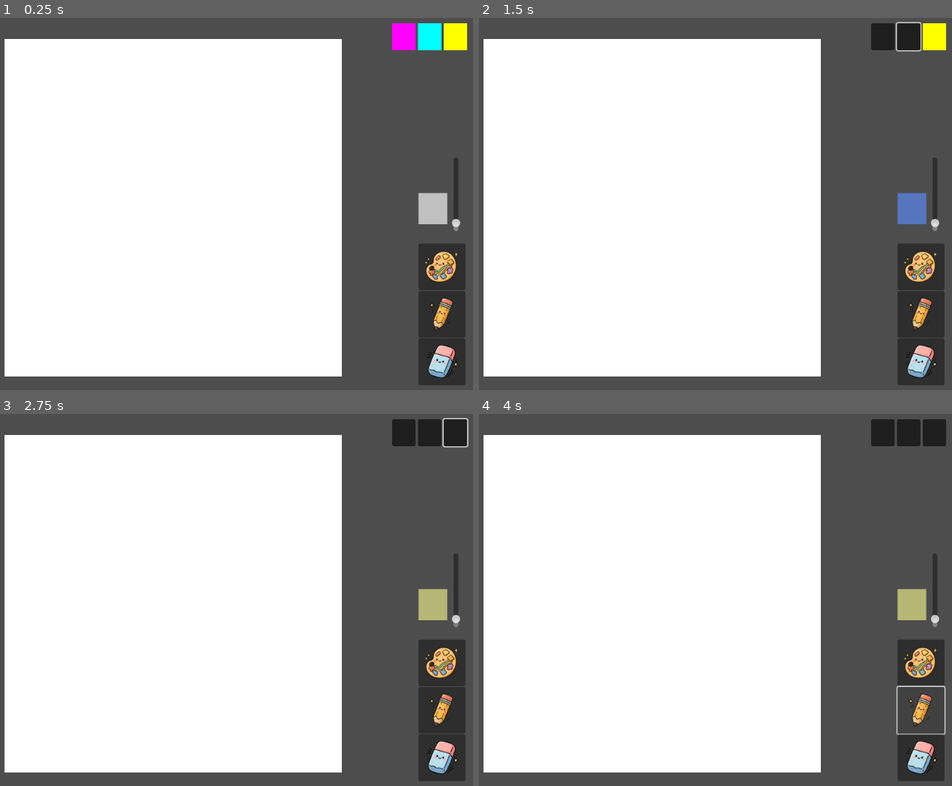
Above: before the commit, frames 1-4 (two rows, left to right).
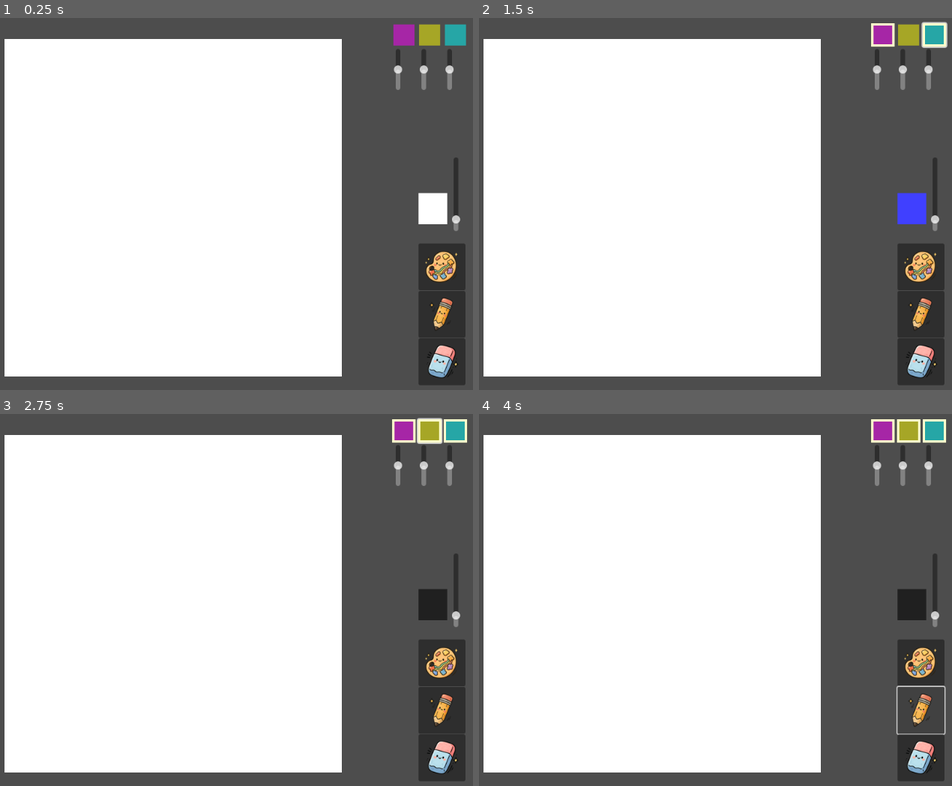
Above: after the commit, the same moments.

Repository: Dubu911/Watercolor_simulation
Game: Godot game, scene res://trial3/main3.tscn
The game is run twice, just before and just after one commit, with the same random seed, the same clock (stepped at 60 frames per second) and the same inputs.
Inputs (mouse positions are in pixels of both pictures, inside the frame that each line leads up to; where the layout moved, square brackets give the same spot in the first picture):
- Up to frame 1 (0.25 s): no input
- Up to frame 2 (1.5 s): click (881, 36) at 0.5 s; click (933, 36) [909, 36] at 1.25 s
- Up to frame 3 (2.75 s): click (430, 432) [454, 432] at 2 s
- Up to frame 4 (4 s): click (918, 663) at 2.75 s; click (918, 711) at 3.5 s

The runs differ from the first frame. In frame 1, 2.0% of the frame differs, in the area x 82-99%, y 1-57%; in frame 2, 2.1%; in frame 3, 2.1%, in the area x 82-100%, y 1-57%; in frame 4, 2.0%.

Commit message:
upgrade UI

Diff:
--- a/trial3/brush_manager.gd
+++ b/trial3/brush_manager.gd
@@ -8,6 +8,9 @@
 @export var eraser_brush_path: NodePath
 @export var layer_for_mouse_pos_path: NodePath
 @export var current_color_display_path: NodePath
+@export var magenta_button_path: NodePath
+@export var cyan_button_path: NodePath
+@export var yellow_button_path: NodePath
 
 # --- Internal References to PathNode ---
 var painting_coordinator: Node
@@ -16,11 +19,22 @@
 var eraser_brush: Node
 var layer_for_mouse_pos: Sprite2D
 var current_color_display: ColorRect
+var magenta_button: Button
+var cyan_button: Button
+var yellow_button: Button
 
 # --- Current Brush State ---
-var selected_pigments: Array[Color] = []
 var current_pigment_color: Color = Color.GRAY
-var current_water_amount: float = 0.05 # Default value
+var current_water_amount: float = 0.1 # Default value
+
+# A dictionary to store the state of each pigment.
+# The key is the pure color, the value is another dictionary holding its state.
+var pigment_states = {
+	Color(1.0, 0.0, 1.0, 1.0): {"selected": false, "alpha": 0.5, "button_node": null}, # Magenta
+	Color(0.0, 1.0, 1.0, 1.0): {"selected": false, "alpha": 0.5, "button_node": null}, # Cyan
+	Color(1.0, 1.0, 0.0, 1.0): {"selected": false, "alpha": 0.5, "button_node": null}  # Yellow
+}
+
 
 func _ready():
 	# Get the actual nodes from the NodePaths. Add robust checks.
@@ -51,12 +65,30 @@
 		printerr("BrushManager ERROR: CurrentColorDisplay not found!")
 		return
 
+	magenta_button = get_node_or_null(magenta_button_path) as Button
+	if not magenta_button:
+		printerr("BrushManager ERROR: magenta_button not found!")
+		return
+	pigment_states[Color(1.0, 0.0, 1.0, 1.0)].button_node = magenta_button
+
+	cyan_button = get_node_or_null(cyan_button_path) as Button
+	if not cyan_button:
+		printerr("BrushManager ERROR: cyan_button not found!")
+		return
+	pigment_states[Color(0.0, 1.0, 1.0, 1.0)].button_node = cyan_button
+
+	yellow_button = get_node_or_null(yellow_button_path) as Button
+	if not yellow_button:
+		printerr("BrushManager ERROR: yellow_button not found!")
+		return
+	pigment_states[Color(1.0, 1.0, 0.0, 1.0)].button_node = yellow_button
 	# Set the initial brush and update its properties
 	if watercolor_brush:
 		_set_active_brush(watercolor_brush)
 
 	# Initialize the UI on start
-	_mix_and_update_brush()
+	_update_all_button_visuals()
+	_mix_and_update_all()
 
 func _unhandled_input(event: InputEvent):
 	# Get the currently active brush from the coordinator
@@ -76,9 +108,40 @@
 	if active_brush_node.has_method("handle_input"):
 		active_brush_node.handle_input(event, mouse_pos_in_image_space)
 
-
-# This function is the core of the BrushManager's job. It tells the coordinator
-# which brush should now be considered the "active" one.
+# This function calculates the final mixed color and updates both the brush and the UI
+# --- The core logic for calculating the final brush color ---
+func _mix_and_update_all():
+	# 1. Mix the RGB values using subtractive mixing (multiplication)
+	var final_rgb_color = Color.WHITE
+	var pigments_in_mix = 0
+	for pigment_hue in pigment_states:
+		var state = pigment_states[pigment_hue]
+		if state.selected:
+			final_rgb_color.r *= pigment_hue.r
+			final_rgb_color.g *= pigment_hue.g
+			final_rgb_color.b *= pigment_hue.b
+			pigments_in_mix += 1
+
+	if pigments_in_mix == 0:
+		final_rgb_color = Color.BLACK
+
+	# 2. Calculate the final ALPHA by layering the selected pigments
+	var final_alpha_color = Color(1, 1, 1, 0) # Start with transparent white
+	for pigment_hue in pigment_states:
+		var state = pigment_states[pigment_hue]
+		if state.selected:
+			var current_pigment = Color(pigment_hue.r, pigment_hue.g, pigment_hue.b, state.alpha)
+			final_alpha_color = _layer_colors(current_pigment, final_alpha_color)
+
+	# 3. Create the final color and update the brush
+	current_pigment_color = Color(final_rgb_color.r, final_rgb_color.g, final_rgb_color.b, final_alpha_color.a)
+	_update_active_brush_properties()
+
+	# 4. Update the UI display
+	if is_instance_valid(current_color_display):
+		current_color_display.color = current_pigment_color
+
+
 func _set_active_brush(new_brush: Node):
 	if not is_instance_valid(painting_coordinator): return
 
@@ -103,50 +166,48 @@
 	if active_brush != eraser_brush and active_brush.has_method("set_active_color"):
 		active_brush.set_active_color(current_pigment_color)
 	# Update water amount only for the watercolor brush
-	if active_brush == watercolor_brush and active_brush.has_method("set_water_amount"):
+	if active_brush == watercolor_brush:
+		active_brush.set_active_color(current_pigment_color)
 		active_brush.set_water_amount(current_water_amount)
 
-
-# This function adds or removes an OPAQUE pigment from our selection
-func _toggle_pigment(is_on: bool, color: Color):
-	if is_on:
-		if not selected_pigments.has(color):
-			selected_pigments.append(color)
-	else:
-		if selected_pigments.has(color):
-			selected_pigments.erase(color)
-
-	_mix_and_update_brush()
-
-# This function calculates the final mixed color and updates both the brush and the UI
-func _mix_and_update_brush():
-	var final_rgb_color: Color
-
-	# Mix the RGB values of the selected pigments
-	if selected_pigments.is_empty():
-		final_rgb_color = Color.GRAY # Default if nothing is selected
-	else:
-		# Simple averaging/blending of all selected colors
-		var mixed_color = selected_pigments[0]
-		for i in range(1, selected_pigments.size()):
-			mixed_color = mixed_color.blend(selected_pigments[i])
-		final_rgb_color = mixed_color
-
-	# Calculate the final alpha based on the water slider
-	# More water = more transparent = lower alpha
-	var final_alpha = 1.0 - current_water_amount
-
-	# Create the final color for the brush
-	current_pigment_color = Color(final_rgb_color.r, final_rgb_color.g, final_rgb_color.b, final_alpha)
-
-	# Update the actual brush with its final properties
-	_update_active_brush_properties()
-	# Update the color swatch UI
-	if is_instance_valid(current_color_display):
-		# We set the display's color to the final mixed color, including transparency.
-		# Because it's drawn on top of the white 'color_swatch', it will look correct.
-		current_color_display.color = current_pigment_color
-
+func _update_all_button_visuals():
+	for pigment_hue in pigment_states:
+		_update_button_visual(pigment_hue)
+
+func _update_button_visual(hue: Color):
+	var state = pigment_states[hue]
+	var button = state.button_node # Corrected from "botten_node"
+	if not is_instance_valid(button): return
+
+	var alpha = state.alpha
+	var display_color = Color(hue.r, hue.g, hue.b, alpha)
+
+	var normal_stylebox = StyleBoxFlat.new()
+	normal_stylebox.bg_color = display_color
+	normal_stylebox.border_width_left = 2
+	normal_stylebox.border_width_right = 2
+	normal_stylebox.border_width_top = 2
+	normal_stylebox.border_width_bottom = 2
+	normal_stylebox.border_color = Color(0.3, 0.3, 0.3, 0.8)
+
+	var pressed_stylebox = normal_stylebox.duplicate()
+	pressed_stylebox.border_color = Color(1, 1, 0.8, 1)
+	pressed_stylebox.border_width_left = 4
+	pressed_stylebox.border_width_right = 4
+	pressed_stylebox.border_width_top = 4
+	pressed_stylebox.border_width_bottom = 4
+
+	button.add_theme_stylebox_override("normal", normal_stylebox)
+	button.add_theme_stylebox_override("pressed", pressed_stylebox)
+
+# Helper functions
+func _layer_colors(source_color: Color, dest_color: Color) -> Color:
+	var out_a = source_color.a + dest_color.a * (1.0 - source_color.a)
+	if out_a < 0.0001: return Color(1, 1, 1, 0)
+	var out_r = (source_color.r * source_color.a + dest_color.r * dest_color.a * (1.0 - source_color.a)) / out_a
+	var out_g = (source_color.g * source_color.a + dest_color.g * dest_color.a * (1.0 - source_color.a)) / out_a
+	var out_b = (source_color.b * source_color.a + dest_color.b * dest_color.a * (1.0 - source_color.a)) / out_a
+	return Color(out_r, out_g, out_b, out_a)
 
 # --- UI Signal Receivers ---
 # Connect the 'pressed' signal from your UI Buttons to these functions.
@@ -167,20 +228,44 @@
 		_set_active_brush(eraser_brush)
 
 func _on_magenta_button_toggled(is_on: bool):
-	var magenta_color = Color(0.9, 0.1, 0.4, 0.5)
-	_toggle_pigment(is_on, magenta_color)
+	var magenta_hue = Color(1.0, 0.0, 1.0)
+	pigment_states[magenta_hue].selected = is_on
+	_update_button_visual(magenta_hue)
+	_mix_and_update_all()
 
 func _on_cyan_button_toggled(is_on: bool):
-	var cyan_color = Color(0.0, 0.6, 0.9, 0.5)
-	_toggle_pigment(is_on, cyan_color)
+	var cyan_hue = Color(0.0, 1.0, 1.0)
+	pigment_states[cyan_hue].selected = is_on
+	_update_button_visual(cyan_hue)
+	_mix_and_update_all()
 
 func _on_yellow_button_toggled(is_on: bool):
-	var yellow_color = Color(1.0, 0.9, 0.2, 0.5)
-	_toggle_pigment(is_on, yellow_color)
+	var yellow_hue = Color(1.0, 1.0, 0.0)
+	pigment_states[yellow_hue].selected = is_on
+	_update_button_visual(yellow_hue)
+	_mix_and_update_all()
+
+func _on_magenta_alpha_slider_changed(value: float):
+	var magenta_hue = Color(1.0, 0.0, 1.0)
+	pigment_states[magenta_hue].alpha = value
+	_update_button_visual(magenta_hue)
+	_mix_and_update_all()
+
+func _on_cyan_alpha_slider_changed(value: float):
+	var cyan_hue = Color(0.0, 1.0, 1.0)
+	pigment_states[cyan_hue].alpha = value
+	_update_button_visual(cyan_hue)
+	_mix_and_update_all()
+
+func _on_yellow_alpha_slider_changed(value: float):
+	var yellow_hue = Color(1.0, 1.0, 0.0)
+	pigment_states[yellow_hue].alpha = value
+	_update_button_visual(yellow_hue)
+	_mix_and_update_all()
 
 func _on_water_slider_value_changed(value: float):
 	# The slider's value is from 0 to 1
 	current_water_amount = value
-	_mix_and_update_brush()
+	_mix_and_update_all()
 	print("Current water amount : ", value)
 	_update_active_brush_properties()
--- a/trial3/main3.tscn
+++ b/trial3/main3.tscn
@@ -17,11 +17,11 @@
 [sub_resource type="StyleBoxFlat" id="StyleBoxFlat_a7fc4"]
 bg_color = Color(1, 0, 1, 1)
 
+[sub_resource type="StyleBoxFlat" id="StyleBoxFlat_x1wqm"]
+bg_color = Color(1, 1, 0, 1)
+
 [sub_resource type="StyleBoxFlat" id="StyleBoxFlat_tg5ul"]
 bg_color = Color(0, 1, 1, 1)
-
-[sub_resource type="StyleBoxFlat" id="StyleBoxFlat_x1wqm"]
-bg_color = Color(1, 1, 0, 1)
 
 [node name="main3" type="Node2D"]
 script = ExtResource("1_bp1uf")
@@ -46,6 +46,9 @@
 eraser_brush_path = NodePath("eraser_brush")
 layer_for_mouse_pos_path = NodePath("../layers_container/mobile_layer")
 current_color_display_path = NodePath("../CanvasLayer/color_swatch/current_color_display")
+magenta_button_path = NodePath("../CanvasLayer/color_controls/magenta_control/magenta")
+cyan_button_path = NodePath("../CanvasLayer/color_controls/cyan_control/cyan")
+yellow_button_path = NodePath("../CanvasLayer/color_controls/yellow_control/yellow")
 
 [node name="watercolor_brush" type="Node" parent="brush_manager"]
 script = ExtResource("2_shnf3")
@@ -117,24 +120,54 @@
 [node name="pigment" type="Label" parent="CanvasLayer/color_controls"]
 layout_mode = 2
 
-[node name="magenta" type="Button" parent="CanvasLayer/color_controls"]
-custom_minimum_size = Vector2(40, 0)
+[node name="magenta_control" type="VBoxContainer" parent="CanvasLayer/color_controls"]
+layout_mode = 2
+
+[node name="magenta" type="Button" parent="CanvasLayer/color_controls/magenta_control"]
+custom_minimum_size = Vector2(40, 40)
 layout_mode = 2
 theme_override_styles/hover = SubResource("StyleBoxFlat_155ov")
 theme_override_styles/normal = SubResource("StyleBoxFlat_a7fc4")
 toggle_mode = true
 
-[node name="cyan" type="Button" parent="CanvasLayer/color_controls"]
-custom_minimum_size = Vector2(40, 0)
+[node name="magenta_alpha_slider" type="VSlider" parent="CanvasLayer/color_controls/magenta_control"]
+custom_minimum_size = Vector2(20, 70)
+layout_mode = 2
+max_value = 1.0
+step = 0.01
+value = 0.5
+
+[node name="yellow_control" type="VBoxContainer" parent="CanvasLayer/color_controls"]
+layout_mode = 2
+
+[node name="yellow" type="Button" parent="CanvasLayer/color_controls/yellow_control"]
+custom_minimum_size = Vector2(40, 40)
+layout_mode = 2
+theme_override_styles/normal = SubResource("StyleBoxFlat_x1wqm")
+toggle_mode = true
+
+[node name="yellow_alpha_slider" type="VSlider" parent="CanvasLayer/color_controls/yellow_control"]
+custom_minimum_size = Vector2(20, 70)
+layout_mode = 2
+max_value = 1.0
+step = 0.01
+value = 0.5
+
+[node name="cyan_control" type="VBoxContainer" parent="CanvasLayer/color_controls"]
+layout_mode = 2
+
+[node name="cyan" type="Button" parent="CanvasLayer/color_controls/cyan_control"]
+custom_minimum_size = Vector2(40, 40)
 layout_mode = 2
 theme_override_styles/normal = SubResource("StyleBoxFlat_tg5ul")
 toggle_mode = true
 
-[node name="yellow" type="Button" parent="CanvasLayer/color_controls"]
-custom_minimum_size = Vector2(40, 0)
-layout_mode = 2
-theme_override_styles/normal = SubResource("StyleBoxFlat_x1wqm")
-toggle_mode = true
+[node name="cyan_alpha_slider" type="VSlider" parent="CanvasLayer/color_controls/cyan_control"]
+custom_minimum_size = Vector2(20, 70)
+layout_mode = 2
+max_value = 1.0
+step = 0.01
+value = 0.5
 
 [node name="water_slider" type="VSlider" parent="CanvasLayer"]
 offset_left = 982.0
@@ -143,7 +176,7 @@
 offset_bottom = 364.0
 max_value = 1.0
 step = 0.01
-value = 0.05
+value = 0.1
 
 [node name="color_swatch" type="ColorRect" parent="CanvasLayer"]
 offset_left = 931.0
@@ -159,7 +192,10 @@
 [connection signal="pressed" from="CanvasLayer/VBoxContainer/watercolor_button" to="brush_manager" method="_on_watercolor_button_pressed"]
 [connection signal="pressed" from="CanvasLayer/VBoxContainer/pencil_button" to="brush_manager" method="_on_pencil_button_pressed"]
 [connection signal="pressed" from="CanvasLayer/VBoxContainer/eraser_button" to="brush_manager" method="_on_eraser_button_pressed"]
-[connection signal="toggled" from="CanvasLayer/color_controls/magenta" to="brush_manager" method="_on_magenta_button_toggled"]
-[connection signal="toggled" from="CanvasLayer/color_controls/cyan" to="brush_manager" method="_on_cyan_button_toggled"]
-[connection signal="toggled" from="CanvasLayer/color_controls/yellow" to="brush_manager" method="_on_yellow_button_toggled"]
+[connection signal="toggled" from="CanvasLayer/color_controls/magenta_control/magenta" to="brush_manager" method="_on_magenta_button_toggled"]
+[connection signal="value_changed" from="CanvasLayer/color_controls/magenta_control/magenta_alpha_slider" to="brush_manager" method="_on_magenta_alpha_slider_changed"]
+[connection signal="toggled" from="CanvasLayer/color_controls/yellow_control/yellow" to="brush_manager" method="_on_yellow_button_toggled"]
+[connection signal="value_changed" from="CanvasLayer/color_controls/yellow_control/yellow_alpha_slider" to="brush_manager" method="_on_yellow_alpha_slider_changed"]
+[connection signal="toggled" from="CanvasLayer/color_controls/cyan_control/cyan" to="brush_manager" method="_on_cyan_button_toggled"]
+[connection signal="value_changed" from="CanvasLayer/color_controls/cyan_control/cyan_alpha_slider" to="brush_manager" method="_on_cyan_alpha_slider_changed"]
 [connection signal="value_changed" from="CanvasLayer/water_slider" to="brush_manager" method="_on_water_slider_value_changed"]
--- a/trial3/painting_coordinator.gd
+++ b/trial3/painting_coordinator.gd
@@ -168,35 +168,41 @@
 				var draw_y = int(pos.y + y_offset)
 
 				if draw_x >= 0 and draw_x < CANVAS_WIDTH and draw_y >= 0 and draw_y < CANVAS_HEIGHT:
+					# --- Add water ---
 					var current_water = water_read_buffer.get_pixel(draw_x, draw_y).r
 					var new_water = min(MAX_WATER_AMOUNT, current_water + water)
 					water_read_buffer.set_pixel(draw_x, draw_y, Color(new_water, 0, 0))
 
-					# --- Add color to the mobile pigment layer ---
-					var src = color # The new color from the brush (Source)
-					var dst = mobile_read_buffer.get_pixel(draw_x, draw_y) # The existing color (Destination)
-
-					# *** THE FIX IS HERE: Correct alpha compositing logic ***
-					# This formula correctly layers a semi-transparent color on top of another.
-
-					# Calculate the final alpha value
-					var out_a = src.a + dst.a * (1.0 - src.a)
-
-					var out_r = 0.0
-					var out_g = 0.0
-					var out_b = 0.0
-
-					# Check to avoid division by zero if the final color is fully transparent
-					if out_a > 0.0001:
-						# This is the standard "source-over" formula for non-premultiplied alpha
-						out_r = (src.r * src.a + dst.r * dst.a * (1.0 - src.a)) / out_a
-						out_g = (src.g * src.a + dst.g * dst.a * (1.0 - src.a)) / out_a
-						out_b = (src.b * src.a + dst.b * dst.a * (1.0 - src.a)) / out_a
-
-					var layered_color = Color(out_r, out_g, out_b, out_a)
-					mobile_read_buffer.set_pixel(draw_x, draw_y, layered_color)
+					# --- Mix Pigment ---
+					var new_pigment_wash = color # The color from the brush
+					var existing_pigment_wash = mobile_read_buffer.get_pixel(draw_x, draw_y)
+
+					# Use the new helper function to correctly mix the two washes
+					var final_mixed_color = _mix_washes(new_pigment_wash, existing_pigment_wash)
+
+					mobile_read_buffer.set_pixel(draw_x, draw_y, final_mixed_color)
 
 	mark_watercolor_dirty()
+
+# This function simulates adding a new wash to an existing wet area.
+func _mix_washes(new_wash: Color, existing_wash: Color) -> Color:
+	# If the existing area is dry, just use the new wash.
+	if existing_wash.a < 0.001:
+		return new_wash
+	# If the new wash is just water (no pigment), the color doesn't change, only water amount does (handled elsewhere).
+	if new_wash.a < 0.001:
+		return existing_wash
+
+	# Calculate the total concentration (alpha) of the new mixture.
+	var total_alpha = new_wash.a + existing_wash.a
+	var final_alpha = min(1.0, total_alpha) # Cap at 1.0
+
+	# Calculate the new color as a weighted average based on concentration.
+	var final_r = (new_wash.r * new_wash.a + existing_wash.r * existing_wash.a) / total_alpha
+	var final_g = (new_wash.g * new_wash.a + existing_wash.g * existing_wash.a) / total_alpha
+	var final_b = (new_wash.b * new_wash.a + existing_wash.b * existing_wash.a) / total_alpha
+
+	return Color(final_r, final_g, final_b, final_alpha)
 
 
 func draw_line_on_pencil_layer(from_pos: Vector2, to_pos: Vector2, color: Color, radius: float):
--- a/trial3/physics_simulator.gd
+++ b/trial3/physics_simulator.gd
@@ -332,30 +332,45 @@
 
 
 func _apply_water_displacement_outflow_model_with_pigment(delta: float):
-	water_write.blit_rect(water_read, Rect2i(0, 0, canvas_width, canvas_height), Vector2i(0, 0))
-	mobile_write.blit_rect(mobile_read, Rect2i(0, 0, canvas_width, canvas_height), Vector2i(0, 0))
-
-	# Loop through every pixel of the SOURCE (read) buffer
+	water_write.fill(Color(0,0,0,0))
+	mobile_write.fill(Color(1,1,1,0))
+
 	for y in range(canvas_height):
 		for x in range(canvas_width):
-			# 1. Calculate how much water and pigment are available to move.
 			var total_water_here = water_read.get_pixel(x,y).r
 			var capacity = absorbency_map.get_pixel(x,y).r
 			var movable_water = max(0.0, total_water_here - capacity)
 
+			var pigment_here = mobile_read.get_pixel(x,y)
+
+			# --- THE FIX IS HERE: Separate Hue from Concentration ---
+			var pigment_hue = Color(pigment_here.r, pigment_here.g, pigment_here.b, 1.0)
+			var pigment_concentration = pigment_here.a
+
+			var movable_concentration_fraction = 0.0
+			if total_water_here > 0.0001:
+				movable_concentration_fraction = movable_water / total_water_here
+
+			# Calculate the amount of CONCENTRATION (alpha) that moves vs. stays
+			var concentration_movable = pigment_concentration * movable_concentration_fraction
+			var concentration_staying = pigment_concentration - concentration_movable
+
+			# Create the color packets. The HUE (RGB) is the same for both!
+			var pigment_movable = Color(pigment_hue.r, pigment_hue.g, pigment_hue.b, concentration_movable)
+			var pigment_staying = Color(pigment_hue.r, pigment_hue.g, pigment_hue.b, concentration_staying)
+
+			var water_staying = total_water_here - movable_water
+			water_write.set_pixel(x,y, Color(water_write.get_pixel(x,y).r + water_staying, 0, 0))
+			mobile_write.set_pixel(x,y, _layer_colors(pigment_staying, mobile_write.get_pixel(x,y)))
+
 			if movable_water < DRY_PIXEL_LIMIT:
-				continue # No movable water, so we do nothing for this pixel.
-
-			var pigment_here = mobile_read.get_pixel(x,y)
-			var movable_pigment_fraction = movable_water / total_water_here if total_water_here > 0.0001 else 0.0
-			var pigment_movable = pigment_here * movable_pigment_fraction
-
-			# 2. Calculate potential outflows based on forces
+				continue
+
 			var F = displacement_map.get_pixel(x,y)
-			var want_r = max(0.0,  F.r) * delta
-			var want_l = max(0.0, -F.r) * delta
-			var want_d = max(0.0,  F.g) * delta
-			var want_u = max(0.0, -F.g) * delta
+			var want_r = max(0.0,  F.r) * movable_water * delta
+			var want_l = max(0.0, -F.r) * movable_water * delta
+			var want_d = max(0.0,  F.g) * movable_water * delta
+			var want_u = max(0.0, -F.g) * movable_water * delta
 
 			# 3. Identify blocked paths and sum the blocked flow.
 			var total_blocked_flow = 0.0
@@ -377,38 +392,31 @@
 				if want_d > 0.0: want_d += want_d * redistributed_flow_proportion
 				if want_u > 0.0: want_u += want_u * redistributed_flow_proportion
 
-			# 5. Scale total outflow to conserve mass.
+			# --- Step 3: Scale total outflow to conserve mass ---
 			var total_outflow_proportion = want_r + want_l + want_d + want_u
 			if total_outflow_proportion > 1.0:
 				var scaling_factor = 1.0 / total_outflow_proportion
 				want_r *= scaling_factor; want_l *= scaling_factor
 				want_d *= scaling_factor; want_u *= scaling_factor
 
-			# 6. Commit the transfers using the helper function.
-			if want_r > 0.0: _transfer_content(x, y, x + 1, y, movable_water * want_r, pigment_movable * want_r)
-			if want_l > 0.0: _transfer_content(x, y, x - 1, y, movable_water * want_l, pigment_movable * want_l)
-			if want_d > 0.0: _transfer_content(x, y, x, y + 1, movable_water * want_d, pigment_movable * want_d)
-			if want_u > 0.0: _transfer_content(x, y, x, y - 1, movable_water * want_u, pigment_movable * want_u)
+			# --- Step 4: Commit the transfers by ADDING to the neighbors ---
+			if want_r > 0.0: _add_content(x + 1, y, movable_water * want_r, pigment_movable * want_r)
+			if want_l > 0.0: _add_content(x - 1, y, movable_water * want_l, pigment_movable * want_l)
+			if want_d > 0.0: _add_content(x, y + 1, movable_water * want_d, pigment_movable * want_d)
+			if want_u > 0.0: _add_content(x, y - 1, movable_water * want_u, pigment_movable * want_u)
 
 # --- HELPER FUNCTIONS ---
 
 # A new helper function to make transfers atomic and clean
-func _transfer_content(from_x, from_y, to_x, to_y, water_amount, pigment_color):
-	# Check boundaries
-	if to_x < 0 or to_x >= canvas_width or to_y < 0 or to_y >= canvas_height:
-		return
-
-	# Subtract from source (in the write buffer)
-	var source_water = water_write.get_pixel(from_x, from_y).r
-	water_write.set_pixel(from_x, from_y, Color(source_water - water_amount, 0, 0))
-	var source_pigment = mobile_write.get_pixel(from_x, from_y)
-	mobile_write.set_pixel(from_x, from_y, source_pigment - pigment_color)
-
-	# Add to destination (in the write buffer)
-	var dest_water_new = water_write.get_pixel(to_x, to_y).r + water_amount
-	var dest_pigment_new = _layer_colors(pigment_color, mobile_write.get_pixel(to_x, to_y))
-	water_write.set_pixel(to_x, to_y, Color(dest_water_new, 0, 0))
-	mobile_write.set_pixel(to_x, to_y, dest_pigment_new)
+func _add_content(x: int, y: int, water_amount: float, pigment_color: Color):
+	# Add water
+	var current_water = water_write.get_pixel(x, y).r
+	water_write.set_pixel(x, y, Color(current_water + water_amount, 0, 0))
+
+	# Add pigment by layering
+	var current_pigment = mobile_write.get_pixel(x, y)
+	mobile_write.set_pixel(x, y, _layer_colors(pigment_color, current_pigment))
+
 
 # Standard "source-over" alpha compositing function.
 func _layer_colors(source_color: Color, dest_color: Color) -> Color:
